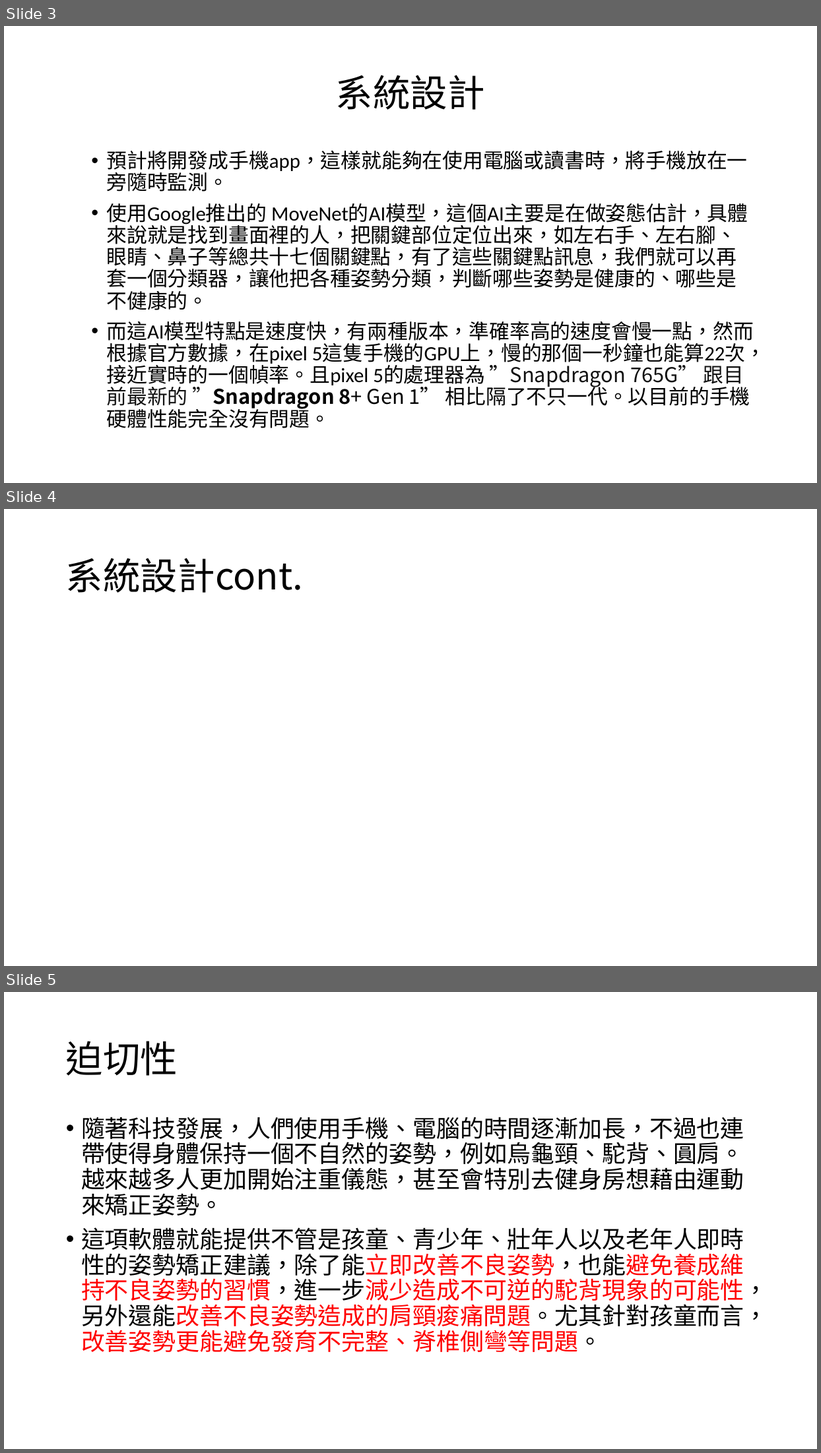
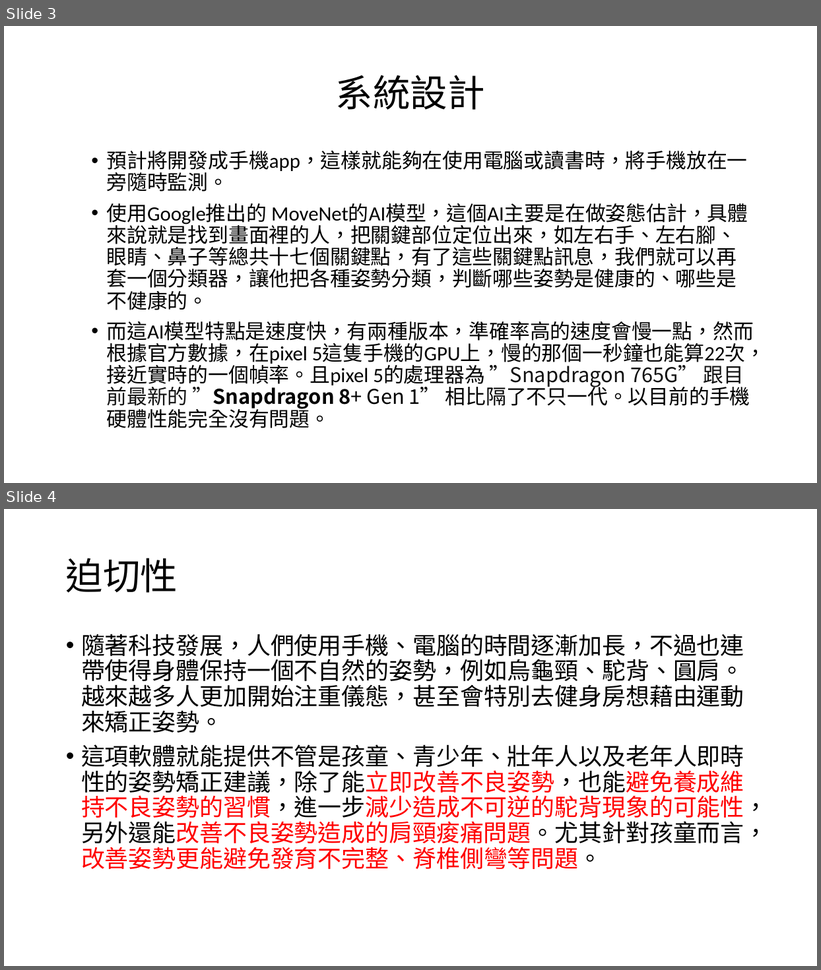
Before and after one commit to mizulun/seatpose-system, a slide deck: 坐姿矯正系統.pptx. Shown one above the other, each under a label of ours: slides 3, 4 and 5 before the commit, slides 3 and 4 after it. The pictures are 821x1453 and 821x970 pixels, drawn with LibreOffice and Linux fonts; fonts in the diff are those of the drawing. Boxes give left, top, right and bottom in pixels: in the first picture for what was removed or moved away, otherwise in the second. Text is boxed around its words. In the diff, an @@ line names an element or a change of style, - is before the commit and + after.

Commit message:
刪cont

```diff
--- a/坐姿矯正系統.pptx
+++ b/坐姿矯正系統.pptx
@@ slide 4 removed at [4,509,817,966], background #FFFFFF @@
@@ title removed at [66,558,303,593] @@
-系統設計cont.
@@ what was slide 5 is now slide 4 @@
```
